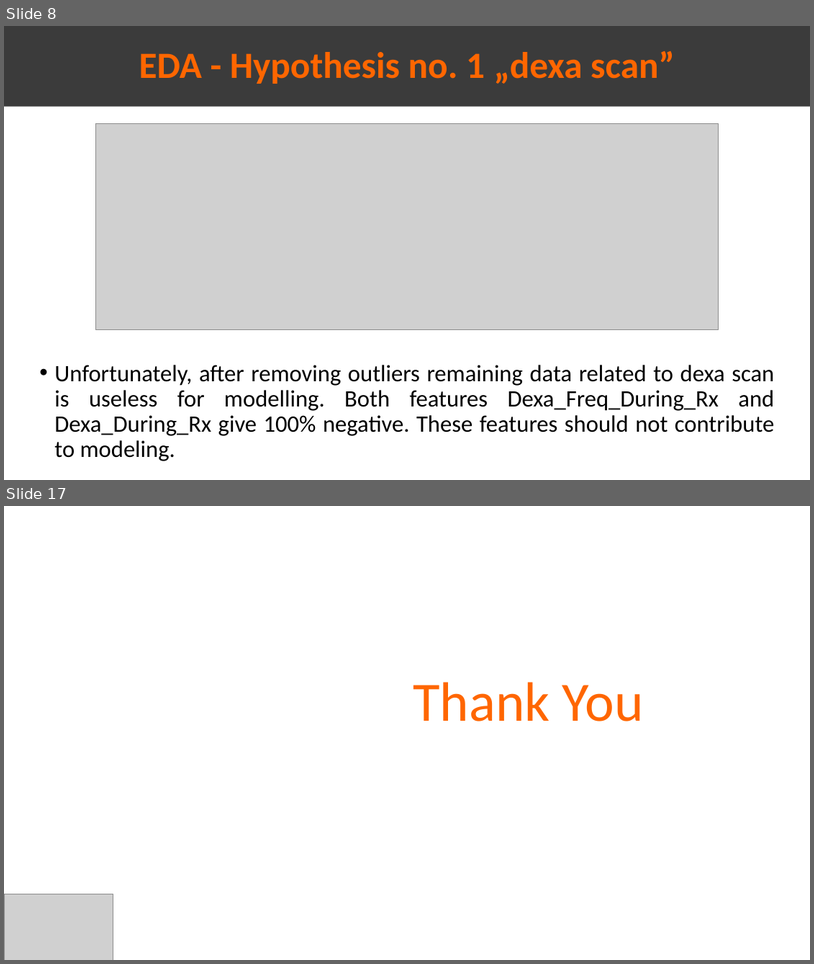
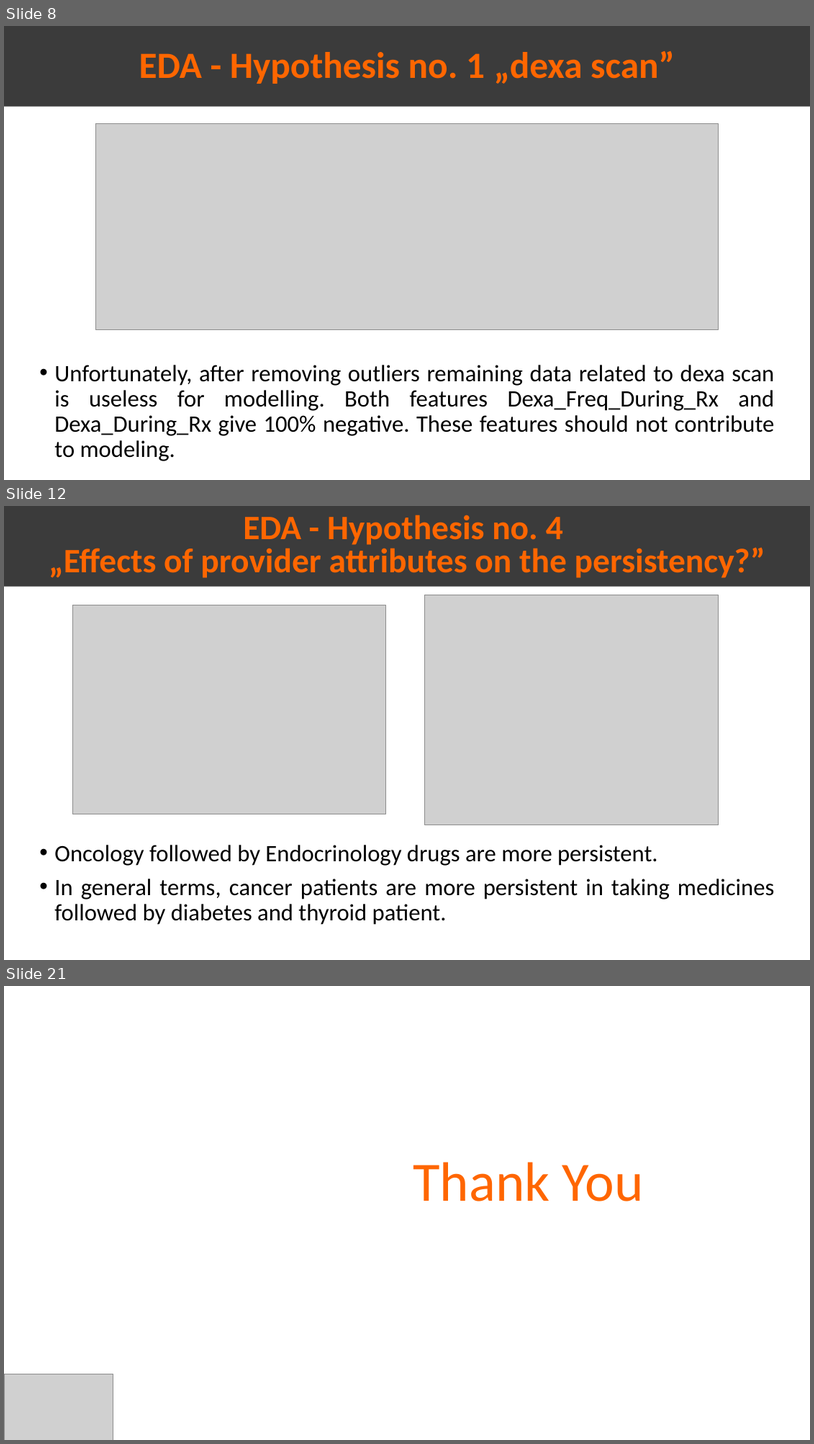
Before and after one commit to Omar-Safwat/HealthCare_project, a slide deck: Week_10-11/Presentation_EDA.pptx. Shown one above the other, each under a label of ours: slides 8 and 17 before the commit, slides 8, 12 and 21 after it; the slides between them are not shown. The pictures are 814x964 and 814x1444 pixels, drawn with LibreOffice and Linux fonts; fonts in the diff are those of the drawing; grey boxes stand for pictures. Boxes give left, top, right and bottom in pixels: in the first picture for what was removed or moved away, otherwise in the second. Text is boxed around its words. In the diff, an @@ line names an element or a change of style, - is before the commit and + after.

```diff
--- a/Week_10-11/Presentation_EDA.pptx
+++ b/Week_10-11/Presentation_EDA.pptx
@@ slide 12 added at <box>4,506,810,960</box>, background #FFFFFF @@
@@ rectangle added at <box>4,506,810,587</box>, fill #3B3B3B, 40.7 pt, text #FF6600, bold @@
+EDA - Hypothesis no. 4
+„Effects of provider attributes on the persistency?”
@@ picture added at <box>72,605,386,814</box> @@
@@ picture added at <box>425,595,718,824</box> @@
@@ text added at <box>54,844,774,924</box>, 28 pt, text #000000 @@
+• Oncology followed by Endocrinology drugs are more persistent.
+• In general terms, cancer patients are more persistent in taking medicines followed by diabetes and thyroid patient.
@@ what was slide 17 is now slide 21 @@
```
Also in this commit, not shown: 10 slides changed, 4 other slides added, 1 slide removed, 2 other files.
